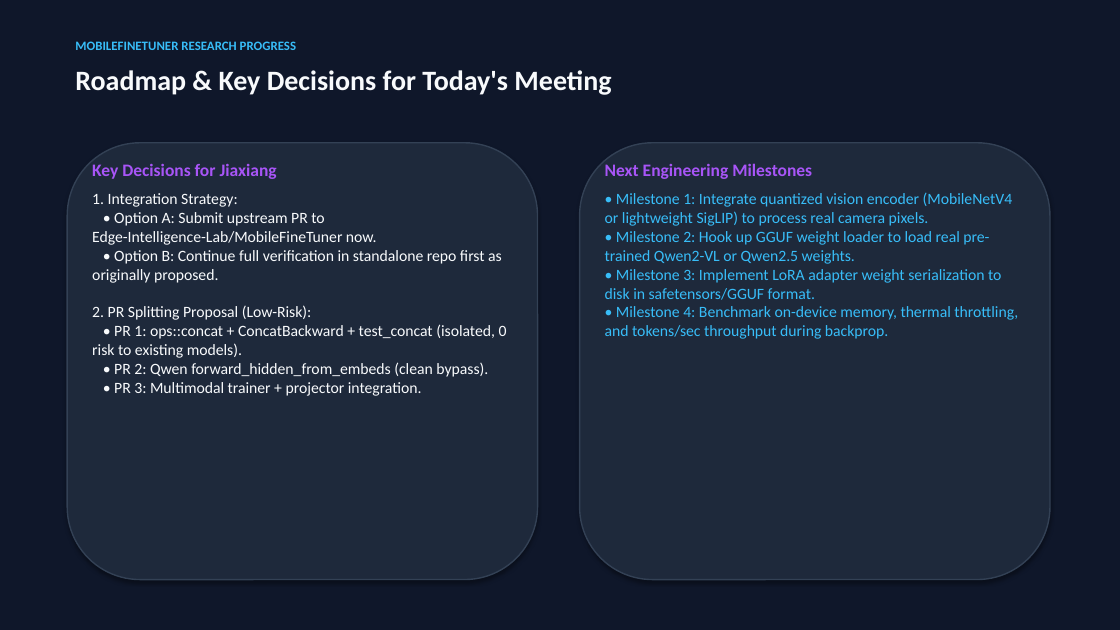
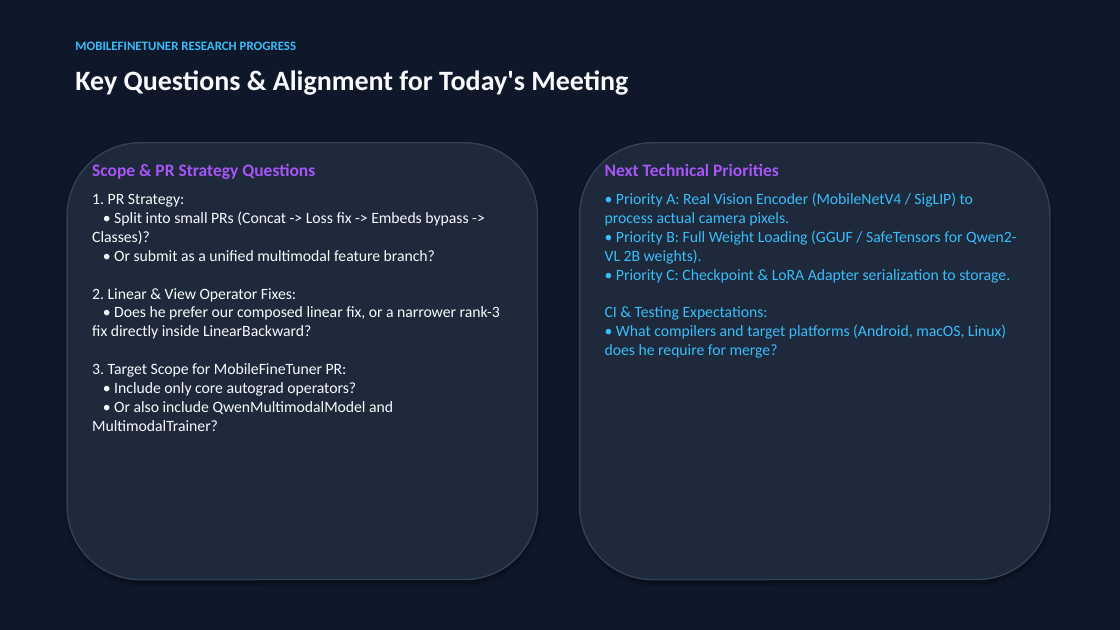
Before and after one commit to tanjirookamado602/multimodal-trainer-flutter, a slide deck: slide 8 of docs/MobileFineTuner_Multimodal_Meeting_Presentation.pptx. Drawn at 1120x630 pixels with LibreOffice and Linux fonts; fonts in the diff are those of the drawing. Boxes give left, top, right and bottom in pixels: in the first picture for what was removed or moved away, otherwise in the second. Text is boxed around its words. In the diff, an @@ line names an element or a change of style, - is before the commit and + after.

Commit message:
docs(presentation): update presentation deck with empirical on-device results, remove unverified claims

```diff
--- a/docs/MobileFineTuner_Multimodal_Meeting_Presentation.pptx
+++ b/docs/MobileFineTuner_Multimodal_Meeting_Presentation.pptx
@@ text at (x1=75, y1=70, x2=628, y2=95): text changed @@
-Roadmap & Key Decisions for Today's Meeting
+Key Questions & Alignment for Today's Meeting
@@ text at (x1=92, y1=163, x2=315, y2=179): text changed @@
-Key Decisions for Jiaxiang
+Scope & PR Strategy Questions
@@ text at (x1=605, y1=163, x2=779, y2=176): text changed @@
-Next Engineering Milestones
+Next Technical Priorities
@@ text at (x1=92, y1=194, x2=500, y2=431): text changed @@
-1. Integration Strategy:
-• Option A: Submit upstream PR to Edge-Intelligence-Lab/MobileFineTuner now.
-• Option B: Continue full verification in standalone repo first as originally proposed.
-2. PR Splitting Proposal (Low-Risk):
-• PR 1: ops::concat + ConcatBackward + test_concat (isolated, 0 risk to existing models).
-• PR 2: Qwen forward_hidden_from_embeds (clean bypass).
-• PR 3: Multimodal trainer + projector integration.
+1. PR Strategy:
+• Split into small PRs (Concat -> Loss fix -> Embeds bypass -> Classes)?
+• Or submit as a unified multimodal feature branch?
+2. Linear & View Operator Fixes:
+• Does he prefer our composed linear fix, or a narrower rank-3 fix directly inside LinearBackward?
+3. Target Scope for MobileFineTuner PR:
+• Include only core autograd operators?
+• Or also include QwenMultimodalModel and MultimodalTrainer?
@@ text at (x1=605, y1=192, x2=1016, y2=358): text changed @@
-• Milestone 1: Integrate quantized vision encoder (MobileNetV4 or lightweight SigLIP) to process real camera pixels.
-• Milestone 2: Hook up GGUF weight loader to load real pre-trained Qwen2-VL or Qwen2.5 weights.
-• Milestone 3: Implement LoRA adapter weight serialization to disk in safetensors/GGUF format.
-• Milestone 4: Benchmark on-device memory, thermal throttling, and tokens/sec throughput during backprop.
+• Priority A: Real Vision Encoder (MobileNetV4 / SigLIP) to process actual camera pixels.
+• Priority B: Full Weight Loading (GGUF / SafeTensors for Qwen2-VL 2B weights).
+• Priority C: Checkpoint & LoRA Adapter serialization to storage.
+CI & Testing Expectations:
+• What compilers and target platforms (Android, macOS, Linux) does he require for merge?
```
Also in this commit, not shown: 7 other slides changed.
